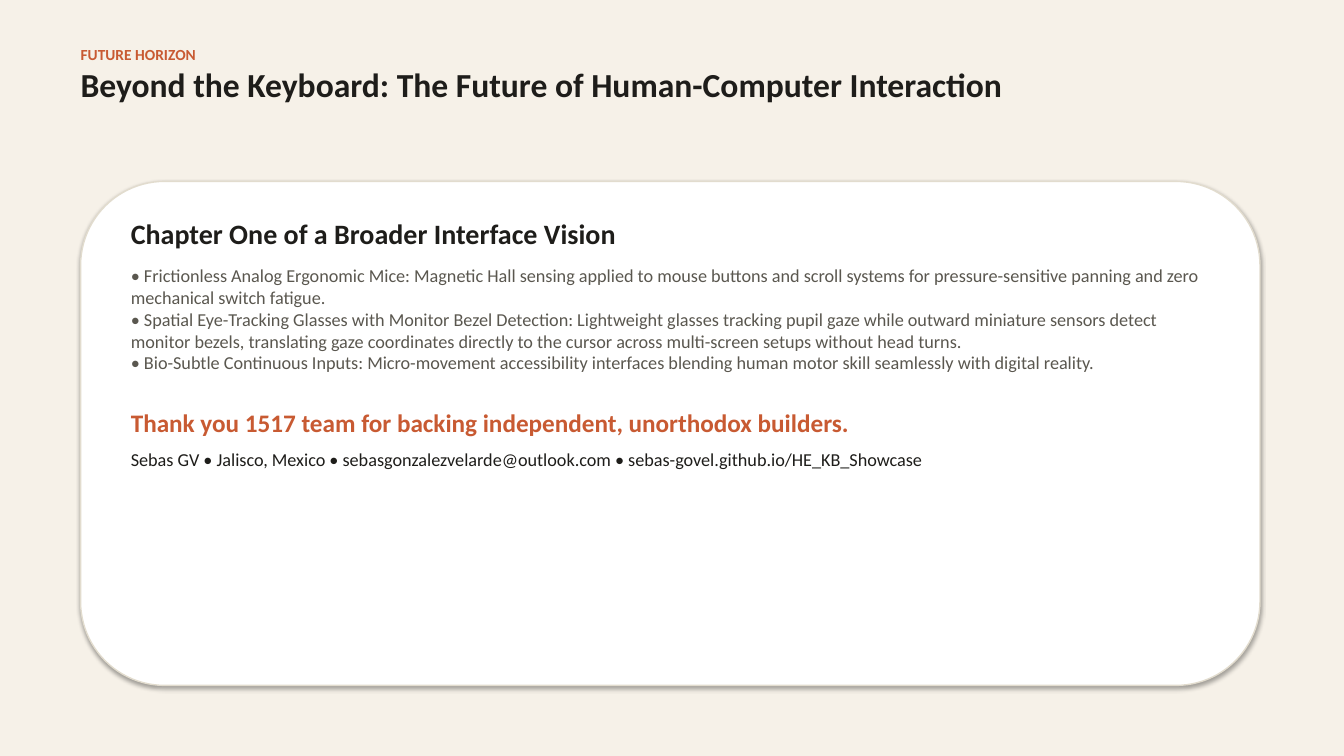
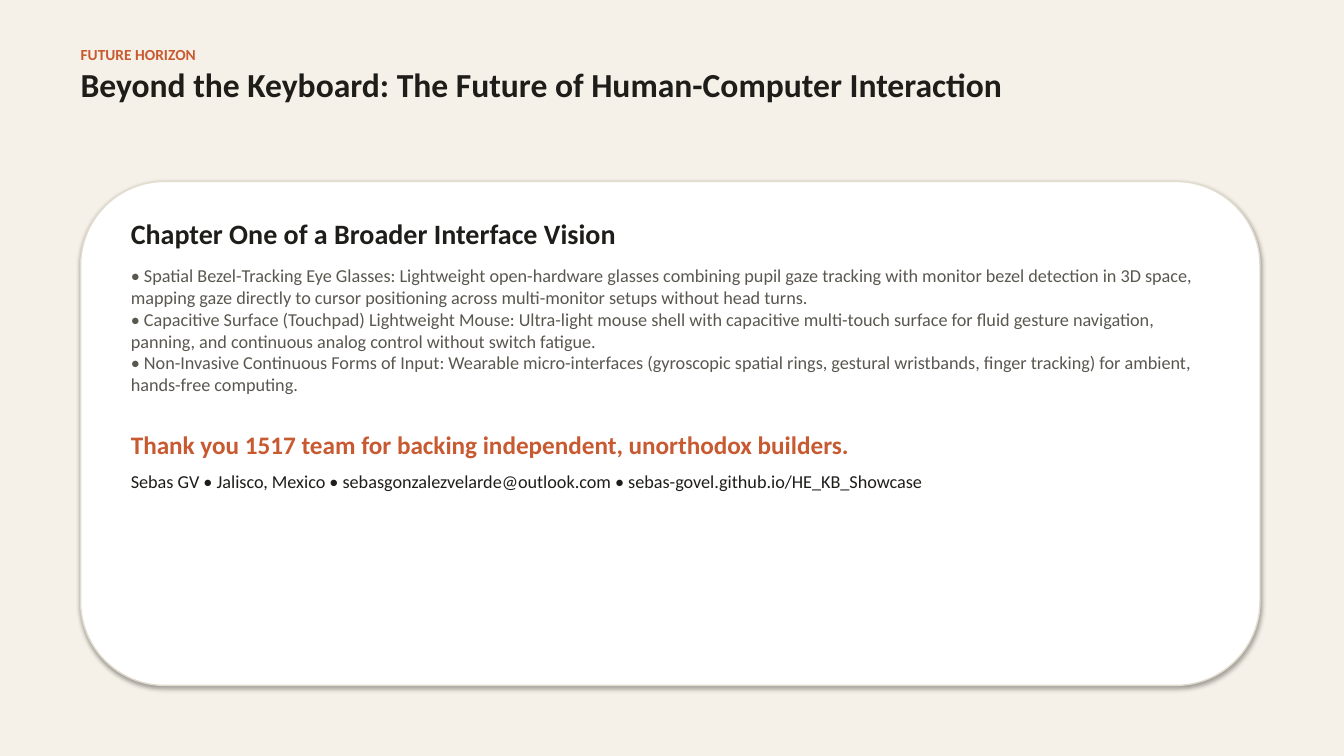
Before and after one commit to Sebas-Govel/HE_KB_Showcase, a slide deck: slide 8 of FloatForce_1517_Medici_Pitch.pptx. Drawn at 1344x756 pixels with LibreOffice and Linux fonts; fonts in the diff are those of the drawing. Boxes give left, top, right and bottom in pixels: in the first picture for what was removed or moved away, otherwise in the second. Text is boxed around its words. In the diff, an @@ line names an element or a change of style, - is before the commit and + after.

Commit message:
feat(showcase): update switch sourcing narrative, +6 months R&D metric, tenting notice, hero PCB preview, and HCI vectors

```diff
--- a/FloatForce_1517_Medici_Pitch.pptx
+++ b/FloatForce_1517_Medici_Pitch.pptx
@@ text at box(131, 269, 1192, 394): text changed @@
-• Frictionless Analog Ergonomic Mice: Magnetic Hall sensing applied to mouse buttons and scroll systems for pressure-sensitive panning and zero mechanical switch fatigue.
-• Spatial Eye-Tracking Glasses with Monitor Bezel Detection: Lightweight glasses tracking pupil gaze while outward miniature sensors detect monitor bezels, translating gaze coordinates directly to the cursor across multi-screen setups without head turns.
-• Bio-Subtle Continuous Inputs: Micro-movement accessibility interfaces blending human motor skill seamlessly with digital reality.
+• Spatial Bezel-Tracking Eye Glasses: Lightweight open-hardware glasses combining pupil gaze tracking with monitor bezel detection in 3D space, mapping gaze directly to cursor positioning across multi-monitor setups without head turns.
+• Capacitive Surface (Touchpad) Lightweight Mouse: Ultra-light mouse shell with capacitive multi-touch surface for fluid gesture navigation, panning, and continuous analog control without switch fatigue.
+• Non-Invasive Continuous Forms of Input: Wearable micro-interfaces (gyroscopic spatial rings, gestural wristbands, finger tracking) for ambient, hands-free computing.
```
Also in this commit, not shown: 4 other slides changed, 7 other files.
